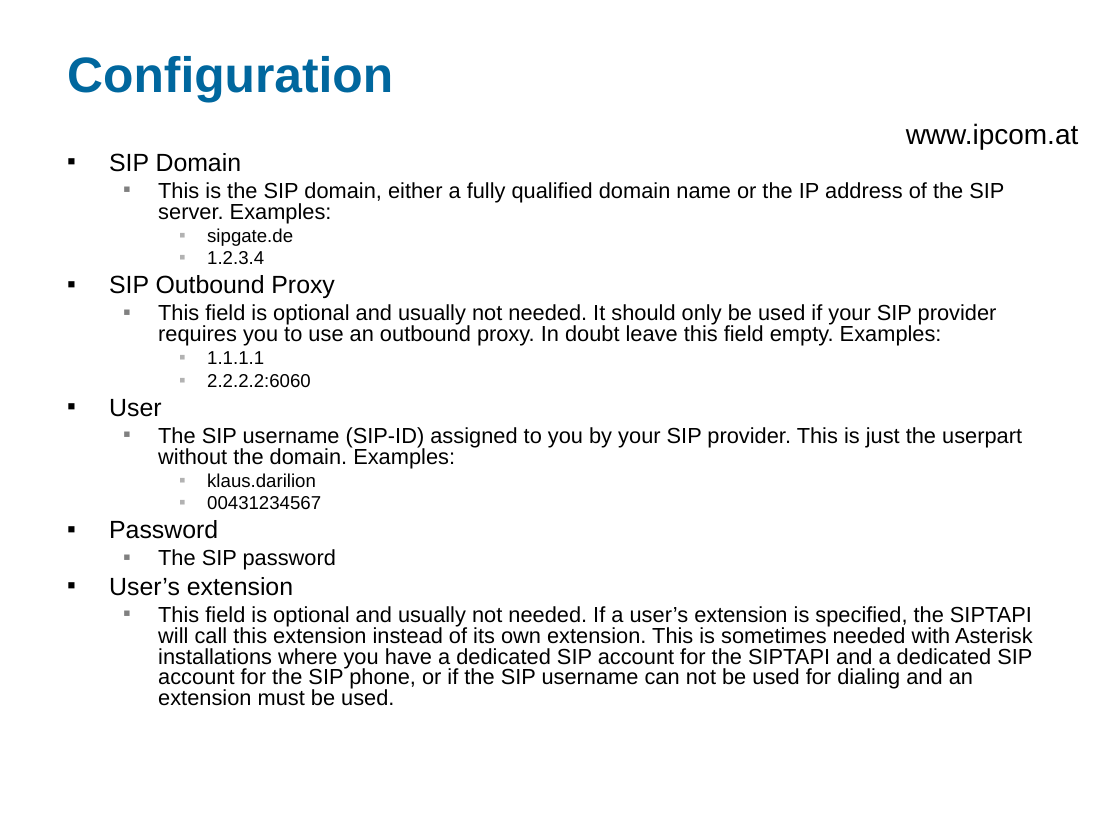
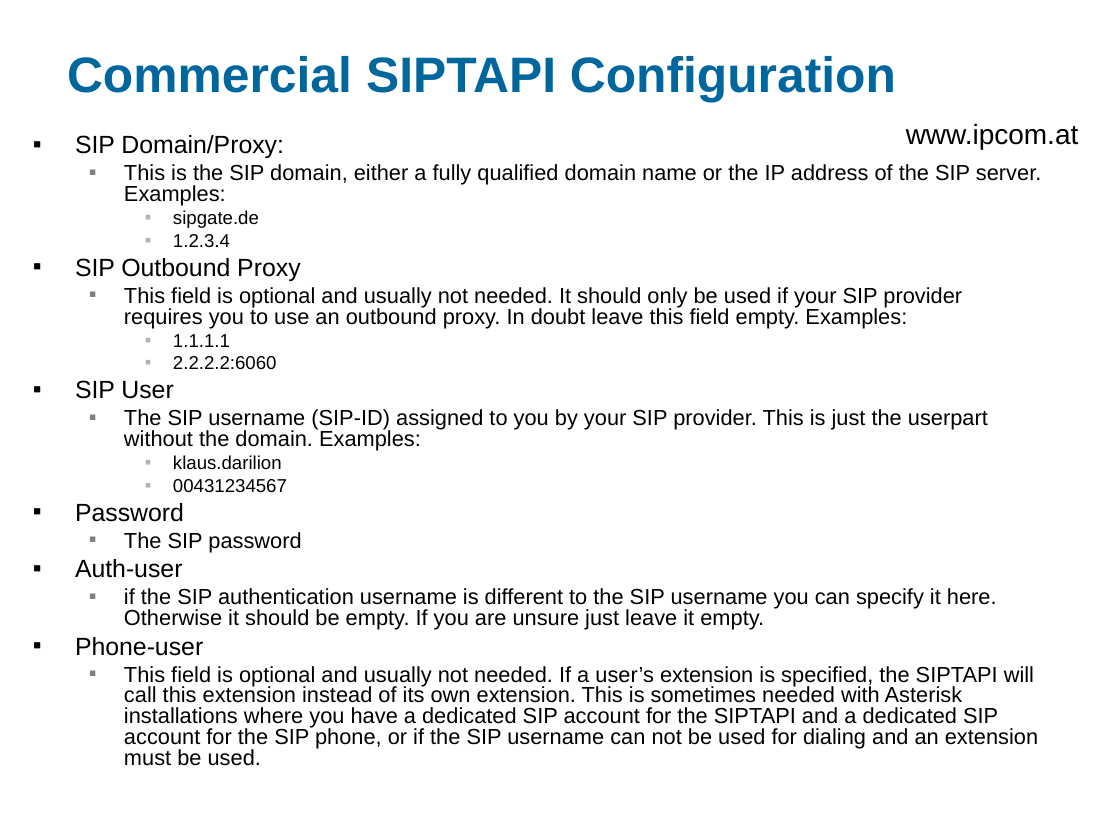
Before and after one commit to egilkh/siptapi, a slide deck: slide 33 of doc/SIPTAPI-README.ppt (slide 11 before the commit). Drawn at 1120x840 pixels with LibreOffice and Linux fonts; fonts in the diff are those of the drawing; background and template pictures are left out. Boxes give left, top, right and bottom in pixels: in the first picture for what was removed or moved away, otherwise in the second. Text is boxed around its words. In the diff, an @@ line names an element or a change of style, - is before the commit and + after.

Commit message:
READMe now also contains the description of the commercial SIPTAPI

```diff
--- a/doc/SIPTAPI-README.ppt
+++ b/doc/SIPTAPI-README.ppt
@@ title at <box>67,56,896,102</box>: text changed @@
-Configuration
+Commercial SIPTAPI Configuration
@@ text at <box>75,135,1041,766</box>: text changed @@
-▪ User
+▪ SIP User
@@ text "SIP Domain/Proxy:": place and size @@
-text "SIP Domain/Proxy:" at <box>109,153,1033,706</box>
+text "SIP Domain/Proxy:" at <box>75,135,1041,766</box>
@@ text at <box>75,135,284,158</box>: text changed @@
-▪ SIP Domain
+▪ SIP Domain/Proxy:
@@ text at <box>75,559,997,656</box>: text changed; size 16 to 14 pt @@
-▪ User’s extension
+▪ Auth-user
+  ▪ if the SIP authentication username is different to the SIP username you can specify it here. Otherwise it should be empty. If you are unsure just leave it empty.
+▪ Phone-user
```
Also in this commit, not shown: 2 other slides changed, 18 slides added, 1 slide removed, 1 other file.
